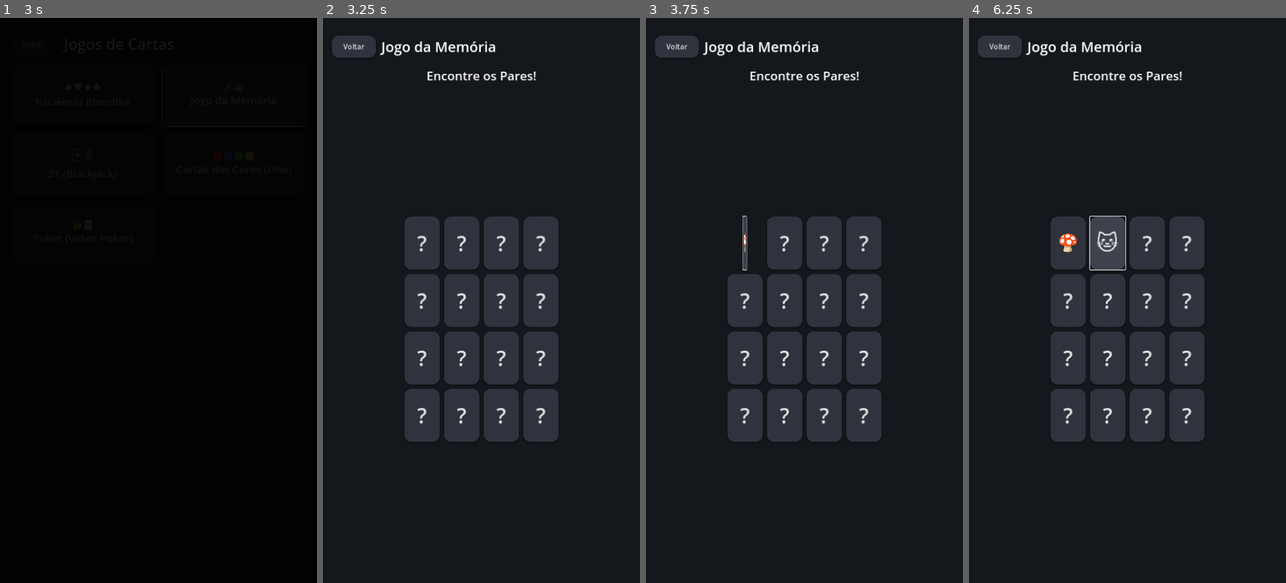
Above: before the commit, frames 1-4 (left to right).
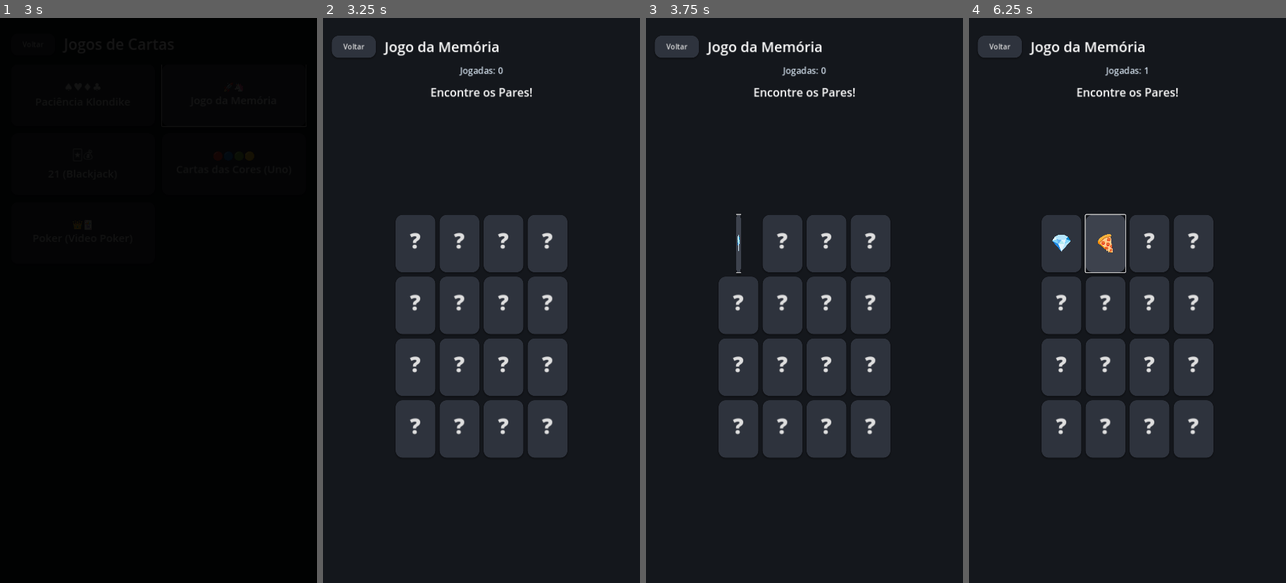
Above: after the commit, the same moments.

Repository: ricasolucoes/PlayTable
Game: Godot game, scene res://core/telas/MainMenu.tscn
Two runs of this game, one before a commit and one after it. Both use one fixed random seed, a clock stepped at 60 frames per second and the inputs below.
Inputs (mouse positions are in pixels of both pictures, inside the frame that each line leads up to):
- Up to frame 1 (3 s): click "🎲 Tabuleiro (11)" at 0.5 s; click "Voltar" at 1.25 s; click "🃏 Cartas (5)" at 2 s; click "🚀🦄 Jogo da Memória" at 2.75 s
- Up to frame 2 (3.25 s): no input
- Up to frame 3 (3.75 s): click (744, 244) at 3.5 s, where only the run before the commit has a clickable "?"
- Up to frame 4 (6.25 s): click (1067, 244) at 4.25 s, where only the run before the commit has a clickable "🍄"; click (1060, 244) at 5 s, where only the run after the commit has a clickable "💎"; click (1108, 244) at 5.75 s, where only the run before the commit has a clickable "?"

Frame 1 is identical in both runs. In frame 2, 9.6% of the frame differs, in the area x 17-78%, y 4-78%; in frame 3, 9.3%; in frame 4, 9.9%.

Commit message:
feat(memoria): add 3D flip card animations, sound synthesis and score tracking

Diff:
--- a/games/memoria/MemoryGame.gd
+++ b/games/memoria/MemoryGame.gd
@@ -5,13 +5,30 @@
 var second_card: Button = null
 var pairs_found = 0
 var total_pairs = 8
+var total_moves = 0
 var is_animating = false
 
 @onready var grid = $VBoxContainer/CenterContainer/Grid
 @onready var status = $VBoxContainer/Status
+@onready var moves_label = $VBoxContainer/MovesLabel
+@onready var btn_restart = $VBoxContainer/BtnRestart
 
 func _ready():
-	# Elegant Emojis for pairs
+	_start_new_game()
+
+func _start_new_game():
+	pairs_found = 0
+	total_moves = 0
+	first_card = null
+	second_card = null
+	is_animating = false
+	btn_restart.hide()
+
+	moves_label.text = "Jogadas: 0"
+	status.text = "Encontre os Pares!"
+
+	for c in grid.get_children(): c.queue_free()
+
 	var emojis = ["🚀", "🦄", "🍕", "🎸", "💎", "🍄", "⭐", "🐱"]
 	var values = []
 	for e in emojis:
@@ -21,11 +38,10 @@
 
 	for i in range(16):
 		var btn = Button.new()
-		btn.custom_minimum_size = Vector2(80, 120)
+		btn.custom_minimum_size = Vector2(90, 130)
 		btn.add_theme_font_size_override("font_size", 48)
-		# Add pivot for 3D flip illusion
-		btn.pivot_offset = Vector2(40, 60)
-		btn.text = "?"
+		btn.pivot_offset = Vector2(45, 65)
+		btn.text = "❓"
 		btn.set_meta("val", values[i])
 		btn.pressed.connect(_on_card_pressed.bind(btn))
 		grid.add_child(btn)
@@ -46,11 +62,12 @@
 	else:
 		second_card = btn
 		is_animating = true
+		total_moves += 1
+		moves_label.text = "Jogadas: %d" % total_moves
 		tween.tween_callback(_check_match).set_delay(0.3)
 
 func _check_match():
 	if first_card.get_meta("val") == second_card.get_meta("val"):
-		# Match found, pop effect
 		var tween = get_tree().create_tween().set_parallel(true)
 		tween.tween_property(first_card, "modulate:a", 0.5, 0.3)
 		tween.tween_property(second_card, "modulate:a", 0.5, 0.3)
@@ -60,28 +77,29 @@
 		first_card.disabled = true
 		second_card.disabled = true
 		pairs_found += 1
-		status.text = "Pares: " + str(pairs_found) + "/" + str(total_pairs)
+		status.text = "Pares: %d / %d" % [pairs_found, total_pairs]
+
 		if pairs_found == total_pairs:
-			status.text = "🏆 Você Venceu! 🏆"
+			status.text = "🏆 Vitória! Completou em %d jogadas! 🏆" % total_moves
+			btn_restart.show()
 
 		is_animating = false
 		first_card = null
 		second_card = null
 	else:
 		await get_tree().create_timer(0.6).timeout
-		var tween = get_tree().create_tween().set_parallel(true)
-
 		var t1 = get_tree().create_tween()
-		_flip_card(first_card, "?", t1)
-
+		_flip_card(first_card, "❓", t1)
 		var t2 = get_tree().create_tween()
-		_flip_card(second_card, "?", t2)
-
+		_flip_card(second_card, "❓", t2)
 		await t1.finished
 
 		first_card = null
 		second_card = null
 		is_animating = false
 
+func _on_btn_restart_pressed():
+	_start_new_game()
+
 func _on_btn_back_pressed():
 	SceneManager.goto_scene("res://core/telas/MenuCartas.tscn")
--- a/games/memoria/MemoryGame.tscn
+++ b/games/memoria/MemoryGame.tscn
@@ -16,6 +16,8 @@
 anchors_preset = 15
 anchor_right = 1.0
 anchor_bottom = 1.0
+grow_horizontal = 2
+grow_vertical = 2
 color = Color(0.08, 0.09, 0.11, 1)
 
 [node name="VBoxContainer" type="VBoxContainer" parent="."]
@@ -27,10 +29,13 @@
 offset_top = 40.0
 offset_right = -20.0
 offset_bottom = -40.0
-theme_override_constants/separation = 20
+grow_horizontal = 2
+grow_vertical = 2
+theme_override_constants/separation = 15
 
 [node name="TopBar" type="HBoxContainer" parent="VBoxContainer"]
 layout_mode = 2
+theme_override_constants/separation = 20
 
 [node name="BtnBack" type="Button" parent="VBoxContainer/TopBar"]
 custom_minimum_size = Vector2(100, 50)
@@ -40,11 +45,18 @@
 [node name="Title" type="Label" parent="VBoxContainer/TopBar"]
 layout_mode = 2
 theme_override_font_sizes/font_size = 32
-text = " Jogo da Memória"
+text = "Jogo da Memória"
+
+[node name="MovesLabel" type="Label" parent="VBoxContainer"]
+layout_mode = 2
+theme_override_colors/font_color = Color(0.8, 0.85, 0.9, 1)
+theme_override_font_sizes/font_size = 20
+text = "Jogadas: 0"
+horizontal_alignment = 1
 
 [node name="Status" type="Label" parent="VBoxContainer"]
 layout_mode = 2
-theme_override_font_sizes/font_size = 28
+theme_override_font_sizes/font_size = 26
 text = "Encontre os Pares!"
 horizontal_alignment = 1
 
@@ -58,4 +70,13 @@
 theme_override_constants/v_separation = 10
 columns = 4
 
+[node name="BtnRestart" type="Button" parent="VBoxContainer"]
+visible = false
+custom_minimum_size = Vector2(240, 55)
+layout_mode = 2
+size_flags_horizontal = 4
+theme_override_font_sizes/font_size = 22
+text = "Jogar Novamente"
+
 [connection signal="pressed" from="VBoxContainer/TopBar/BtnBack" to="." method="_on_btn_back_pressed"]
+[connection signal="pressed" from="VBoxContainer/BtnRestart" to="." method="_on_btn_restart_pressed"]
